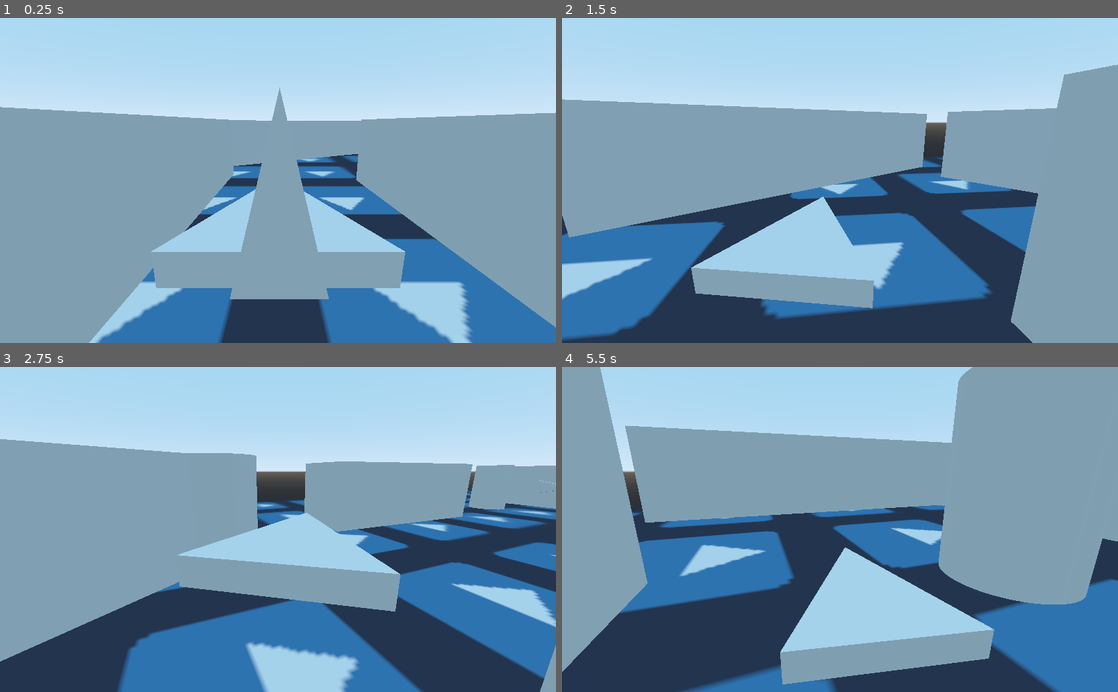
Above: before the commit, frames 1-4 (two rows, left to right).
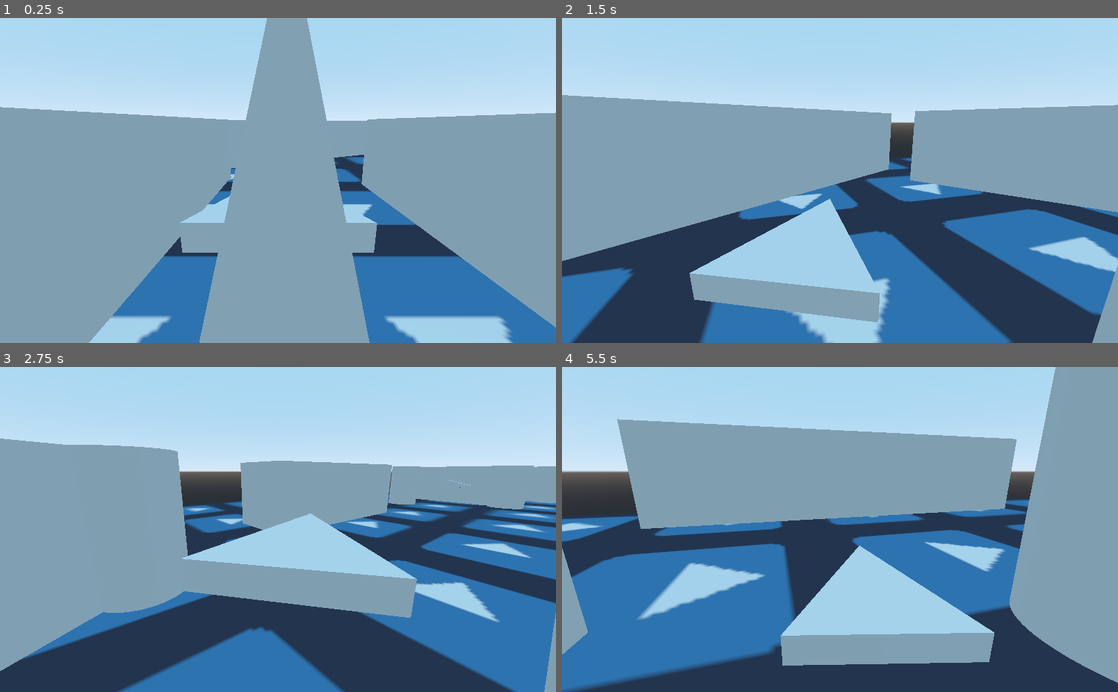
Above: after the commit, the same moments.

Repository: winston-yallow/godot_wild_jam_20
Game: Godot game, scene res://maps/00_Test.tscn
The game is run twice, just before and just after one commit, with the same random seed, the same clock (stepped at 60 frames per second) and the same inputs. The engine's default icon, where the game draws it, is replaced by a stand-in: a white triangle on a blue panel in a dark square.
Inputs:
- Up to frame 1 (0.25 s): no input
- Up to frame 2 (1.5 s): hold D (game_right) 0.53-1.28 s; hold S (game_down) from 1.28 s (still down)
- Up to frame 3 (2.75 s): release S (game_down) at 2.03 s; hold D (game_right) from 2.03 s (still down)
- Up to frame 4 (5.5 s): release D (game_right) at 2.78 s; hold W (game_up) 2.78-3.53 s; hold A (game_left) 3.53-5.03 s; hold S (game_down) from 5.03 s (still down)

The runs differ from the first frame. In frame 1, 20% of the frame differs, in the area x 17-99%, y 0-100%; in frame 2, 31%; in frame 3, 27%; in frame 4, 43%, in the area x 0-100%, y 0-100%.

Commit message:
Use midpoint of current and ahead pos in player

Diff:
--- a/game/player/Player.gd
+++ b/game/player/Player.gd
@@ -4,7 +4,7 @@
 export var speed := 8.0
 export var drift := 2.0
 export var smoothness := 6.0
-export var lookahead := 0.5
+export var lookahead := 3.0
 export var first_path: NodePath = '.'
 
 var smoothed_direction := Vector3()
@@ -52,8 +52,9 @@
     var ahead := _interpolate_offset(offset + lookahead, direction)
     var start := _interpolate_offset(offset, direction, true)
     var up := Vector3.UP
+    var pos = start + ((ahead - start) * 0.5)
 
-    desired.origin = start + smoothed_direction
+    desired.origin = pos + smoothed_direction
     desired = desired.looking_at(ahead + smoothed_direction, up)
 
     global_transform = global_transform.interpolate_with(desired, delta * smoothness)
--- a/game/player/Player.tscn
+++ b/game/player/Player.tscn
@@ -6,6 +6,7 @@
 size = Vector3( 1.5, 2, 0.25 )
 
 [sub_resource type="SphereShape" id=2]
+radius = 4.0
 
 [node name="Player" type="Spatial"]
 script = ExtResource( 1 )
